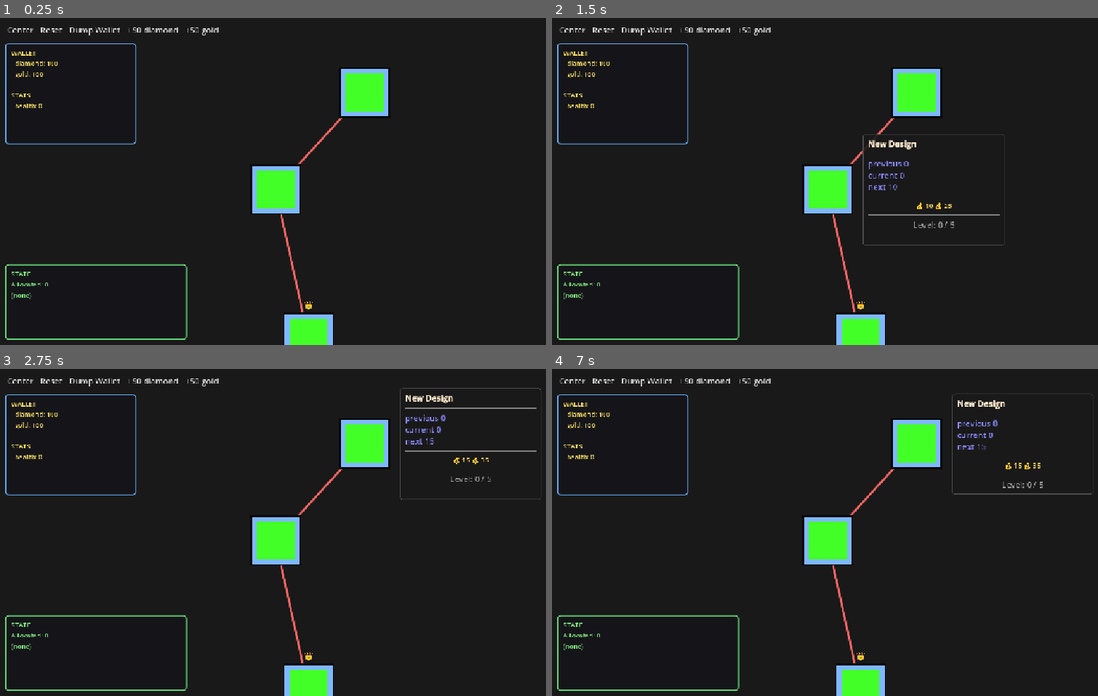
Above: before the commit, frames 1-4 (two rows, left to right).
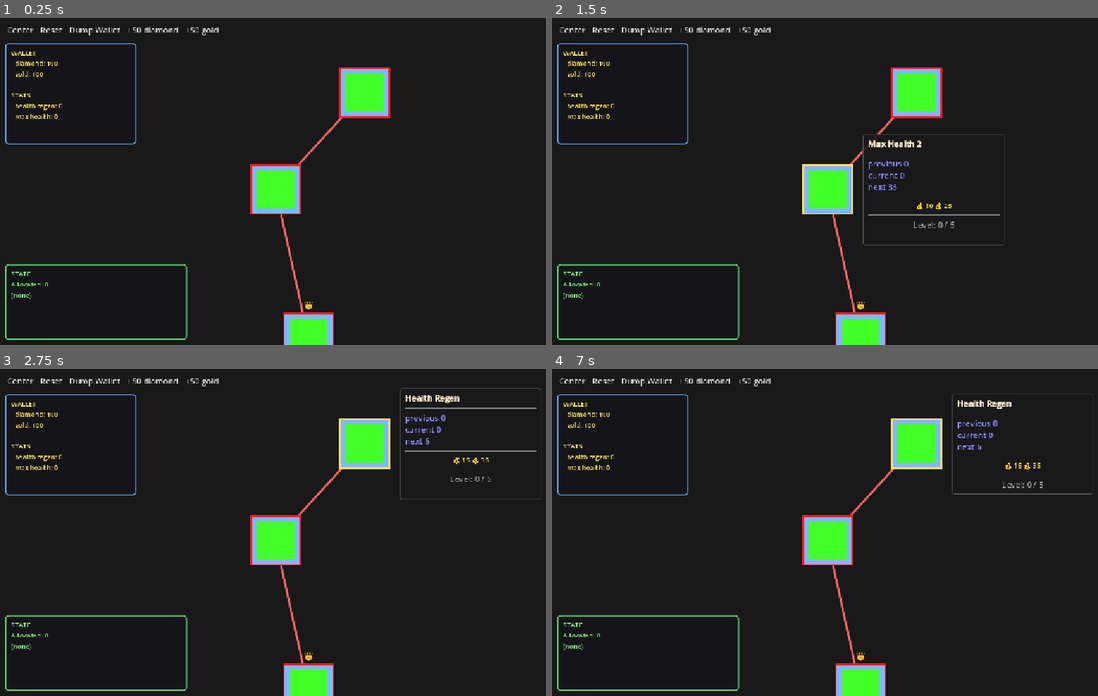
Above: after the commit, the same moments.

Repository: MuhammedTurkmen/Godot-Node-Tree-Editor
Game: Godot game, scene res://debug/scenes/test_purchase.tscn
The game is run twice, just before and just after one commit, with the same random seed, the same clock (stepped at 60 frames per second) and the same inputs.
Inputs (mouse positions are in pixels of both pictures, inside the frame that each line leads up to):
- Up to frame 1 (0.25 s): no input
- Up to frame 2 (1.5 s): click (857, 338) at 0.5 s; click (825, 188) at 1.25 s
- Up to frame 3 (2.75 s): click (365, 444) at 2 s
- Up to frame 4 (7 s): click "Center" at 2.75 s; click "Dump Wallet" at 3.5 s; click "+50 diamond" at 4.25 s; click "+50 gold" at 5 s; click "Reset" at 5.75 s; drag from (841, 532) to (901, 460) at 6.52 s

The runs differ from the first frame. In frame 1, 0.6% of the frame differs, in the area x 2-72%, y 15-100%; in frame 2, 0.7%; in frame 3, 0.7%, in the area x 2-85%, y 7-100%; in frame 4, 0.7%.

Commit message:
node naming bug fixed

Diff:
--- a/data/bayterek/designs/new_design.tres
+++ b/data/bayterek/designs/new_design.tres
@@ -60,7 +60,7 @@
 }
 }
 layer_id = "5bff83a1-8ade-46a7-84d5-82fad42a9831"
-layer_name = "Texture 3"
+layer_name = "Background"
 transform = SubResource("Resource_joamw")
 
 [sub_resource type="Resource" id="Resource_paddw"]
@@ -83,22 +83,22 @@
 },
 "clicked": {
 "color": Color(0.7019608, 0.5411765, 0, 1),
-"enabled": false
+"enabled": true
 },
 "hover": {
 "color": Color(1, 0.8509804, 0.4, 1),
-"enabled": false
+"enabled": true
 },
 "locked": {
 "color": Color(0.4, 0.4, 0.4, 1),
-"enabled": false
+"enabled": true
 },
 "max_level": {
 "color": Color(1, 0.8784314, 0.4, 1),
 "enabled": false
 },
 "normal": {
-"color": Color(0.03125, 0.03125, 0.03125, 1),
+"color": Color(1, 0.11328125, 0.11328125, 1),
 "enabled": true
 },
 "not_allocateable": {
@@ -107,15 +107,15 @@
 },
 "preallocated": {
 "color": Color(1, 0.6509804, 0.2509804, 1),
-"enabled": false
+"enabled": true
 },
 "prerefund": {
 "color": Color(1, 0.5019608, 0.5019608, 1),
-"enabled": false
+"enabled": true
 }
 }
 layer_id = "99242ccf-6890-480d-a7c8-8399ec4a0551"
-layer_name = "Texture 2"
+layer_name = "Border"
 transform = SubResource("Resource_paddw")
 texture_filter_override = 2
 
@@ -171,7 +171,7 @@
 }
 }
 layer_id = "02216fb3-8823-4f1a-b353-5252c195f8aa"
-layer_name = "Texture 1"
+layer_name = "Icon"
 transform = SubResource("Resource_a6nu6")
 texture_filter_override = 2
 
--- a/data/bayterek/group_1/tree_1.tres
+++ b/data/bayterek/group_1/tree_1.tres
@@ -30,10 +30,19 @@
 effect = "Effect #"
 value_count = 1
 
+[sub_resource type="Resource" id="Resource_wbej3"]
+script = ExtResource("1_6p5mu")
+id = "health_regen"
+name = "health regen"
+effect = "previous {P}
+current {C}
+next {N}"
+value_count = 1
+
 [sub_resource type="Resource" id="Resource_0rgdv"]
 script = ExtResource("1_6p5mu")
-id = "health"
-name = "health"
+id = "max_health"
+name = "max health"
 effect = "previous {P}
 current {C}
 next {N}"
@@ -218,7 +227,7 @@
 is_root = true
 reference_id = "104d5079-fb96-4ea0-8129-efc480cab2fc"
 id = 44
-name = "New Design"
+name = "Max Health 1"
 design_id = "new_design"
 position = Vector2(-15.3845215, 262)
 line_data = {
@@ -228,14 +237,14 @@
 attributes = {
 "diamond": [[5], [10], [15]],
 "gold": [[15], [35], [55]],
-"health": [[5], [15], [35]]
+"max_health": [[5], [15], [25]]
 }
 max_allocations = 3
 layers = Array[ExtResource("4_qlprm")]([SubResource("Resource_j5a67"), SubResource("Resource_nrko7"), SubResource("Resource_l2tvo")])
 overridden_attributes = {
 "diamond": true,
 "gold": true,
-"health": true
+"max_health": true
 }
 
 [sub_resource type="Resource" id="Resource_k0kgc"]
@@ -416,7 +425,7 @@
 script = ExtResource("1_immpc")
 reference_id = "104d5079-fb96-4ea0-8129-efc480cab2fc"
 id = 46
-name = "New Design"
+name = "Max Health 2"
 design_id = "new_design"
 position = Vector2(-80, -32)
 line_data = {
@@ -427,14 +436,14 @@
 attributes = {
 "diamond": [[10], [10], [10], [10], [10]],
 "gold": [[25], [25], [25], [25], [25]],
-"health": [[10], [10], [10], [10], [10]]
+"max_health": [[35], [65], [85], [105], [135]]
 }
 max_allocations = 5
 layers = Array[ExtResource("4_qlprm")]([SubResource("Resource_x2q8f"), SubResource("Resource_3cysg"), SubResource("Resource_vn7yg")])
 overridden_attributes = {
 "diamond": true,
 "gold": true,
-"health": true
+"max_health": true
 }
 
 [sub_resource type="Resource" id="Resource_bjop0"]
@@ -608,33 +617,34 @@
 script = ExtResource("1_immpc")
 reference_id = "104d5079-fb96-4ea0-8129-efc480cab2fc"
 id = 47
-name = "New Design"
+name = "Health Regen"
 design_id = "new_design"
 position = Vector2(96, -224)
 in_nodes = Array[int]([46])
 attributes = {
 "diamond": [[15], [15], [15], [15], [15]],
 "gold": [[35], [35], [35], [35], [35]],
-"health": [[15], [15], [15], [15], [15]]
+"health_regen": [[6], [25], [35], [45], [75]]
 }
 max_allocations = 5
 layers = Array[ExtResource("4_qlprm")]([SubResource("Resource_pvlmy"), SubResource("Resource_451aj"), SubResource("Resource_x43e0")])
 overridden_attributes = {
 "diamond": true,
 "gold": true,
-"health": true
+"health_regen": true,
+"max_health": true
 }
 
 [sub_resource type="Resource" id="Resource_bxwvi"]
 script = ExtResource("3_k1nh3")
 reference_id = "104d5079-fb96-4ea0-8129-efc480cab2fc"
-id = "yeni"
-node_name = "Yeni"
+id = "health"
+node_name = "Health"
 design_id = "new_design"
 attributes = {
 "diamond": [[0]],
 "gold": [[0]],
-"health": [[0]]
+"health_regen": [[0], [0], [0], [0], [0]]
 }
 exported_fields = {
 "layers.02216fb3-8823-4f1a-b353-5252c195f8aa.tint_configs.normal": true
@@ -658,9 +668,10 @@
 attributes = {
 "diamond": SubResource("Resource_6p5mu"),
 "gold": SubResource("Resource_txiuo"),
-"health": SubResource("Resource_0rgdv")
-}
-hierarchy_split_offset = -429
+"health_regen": SubResource("Resource_wbej3"),
+"max_health": SubResource("Resource_0rgdv")
+}
+hierarchy_split_offset = -356
 default_purchase_mode = 1
 purchase_visual_mode = 2
 purchase_progress_direction = 1
Not shown, changed: addons/bayterek/scripts/editor/bayterek_inspector_attributes.gd
